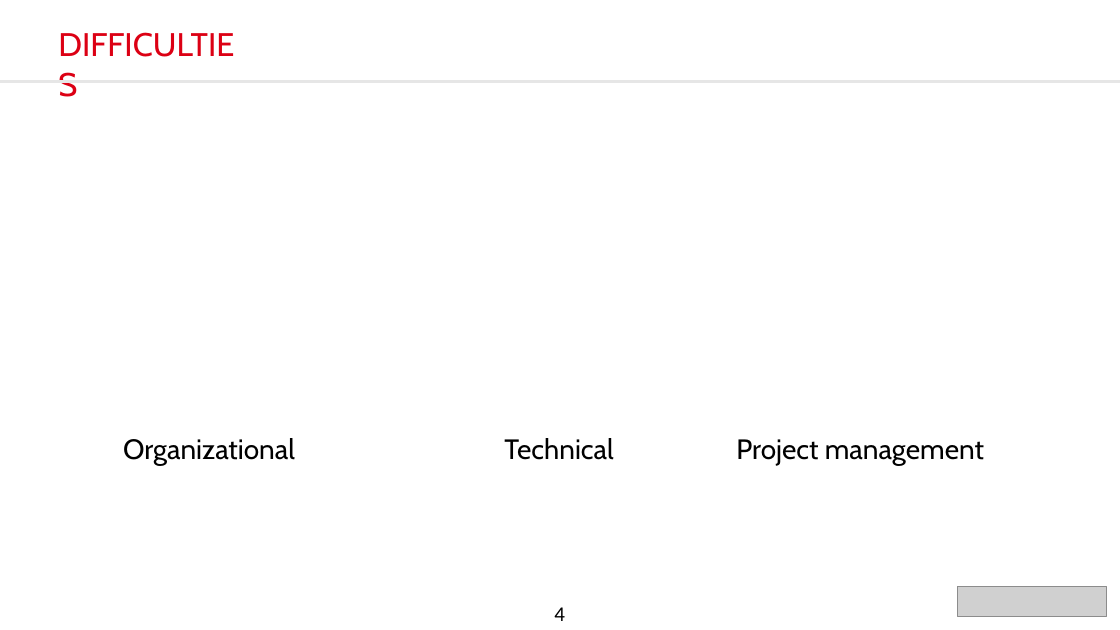
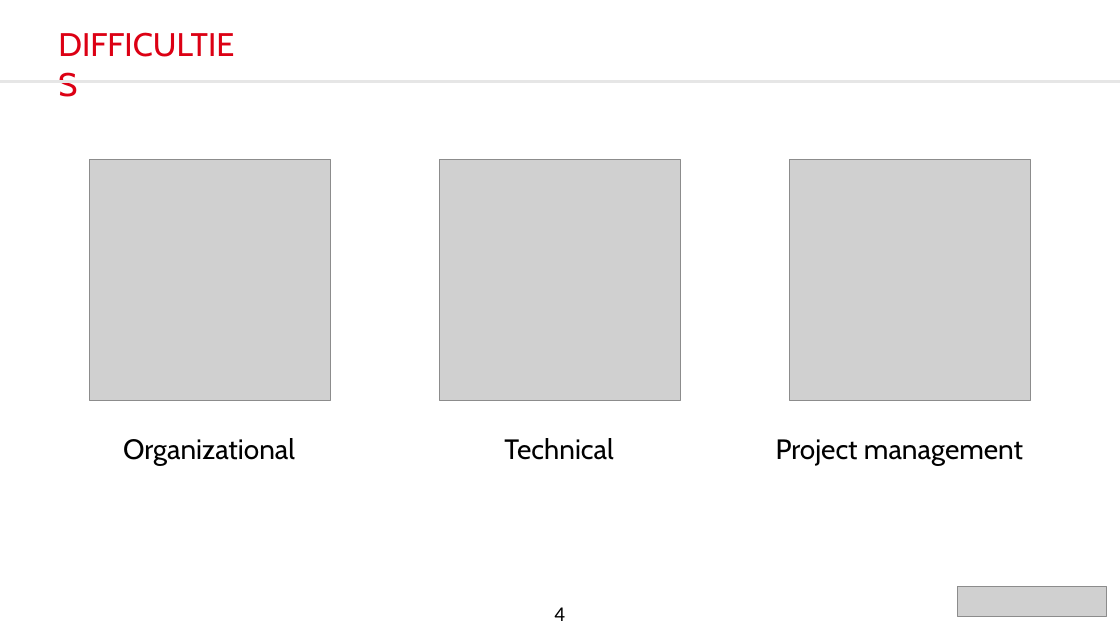
Before and after one commit to DylanChe/SupervisionSerre, a slide deck: slide 8 of suivi_perso/dylan/PresentationOralBlancAnglais.pptx (slide 9 before the commit). Drawn at 1120x630 pixels with LibreOffice and Linux fonts; fonts in the diff are those of the drawing; grey boxes stand for pictures. Boxes give left, top, right and bottom in pixels: in the first picture for what was removed or moved away, otherwise in the second. Text is boxed around its words. In the diff, an @@ line names an element or a change of style, - is before the commit and + after.

```diff
--- a/suivi_perso/dylan/PresentationOralBlancAnglais.pptx
+++ b/suivi_perso/dylan/PresentationOralBlancAnglais.pptx
@@ picture added at box(90, 159, 331, 400) @@
@@ picture added at box(439, 159, 681, 400) @@
@@ picture added at box(790, 159, 1031, 400) @@
@@ text "Project management": place and size @@
-text "Project management" at box(736, 439, 984, 465)
+text "Project management" at box(776, 439, 1023, 465)
```
Also in this commit, not shown: 7 other slides changed, 1 slide removed.
